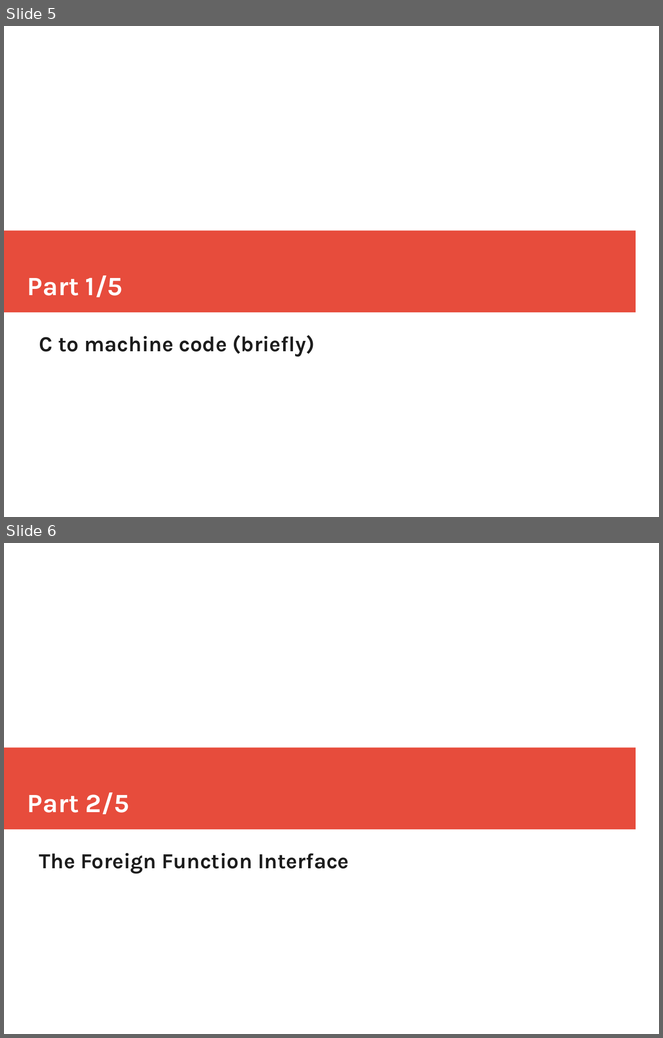
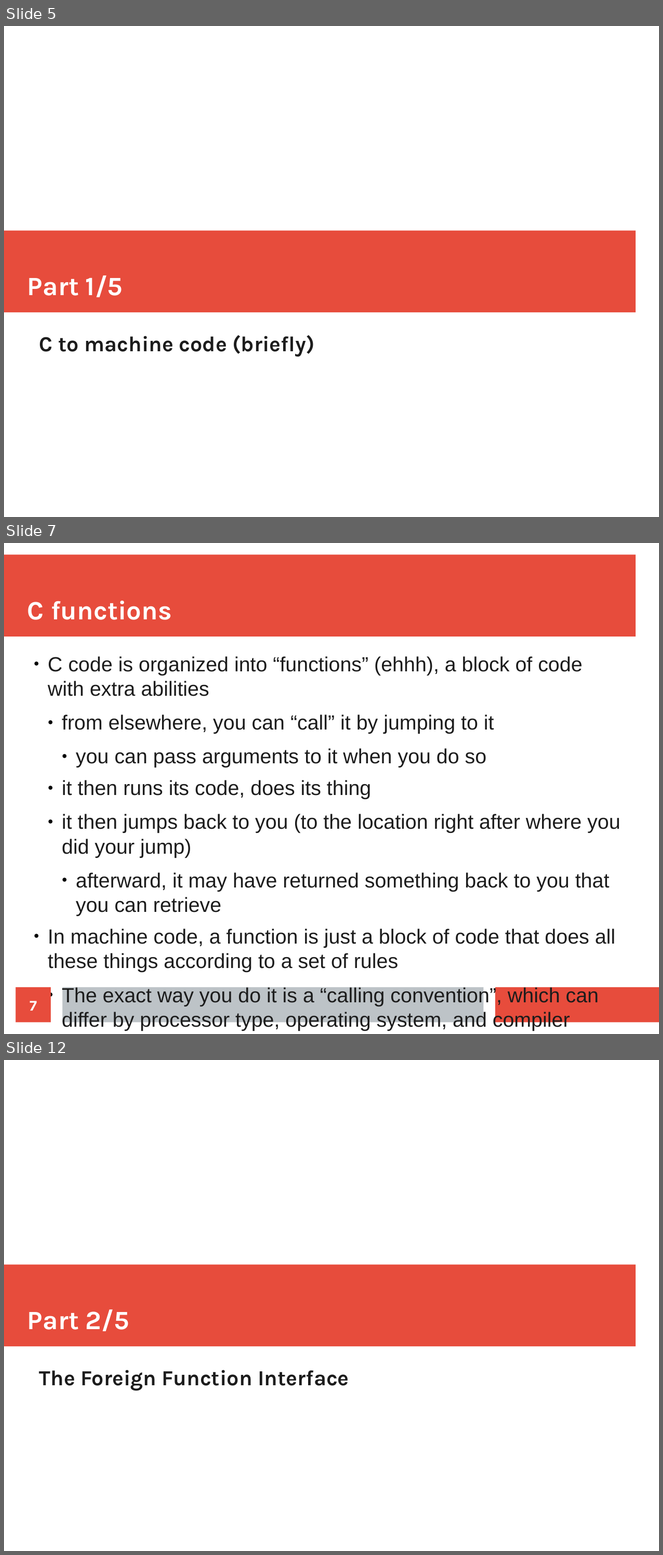
Before and after one commit to mtolly/haskell-c-talk, a slide deck: presentation.odp. Shown one above the other, each under a label of ours: slides 5 and 6 before the commit, slides 5, 7 and 12 after it; the slides between them are not shown. The pictures are 663x1038 and 663x1555 pixels, drawn with LibreOffice and Linux fonts; fonts in the diff are those of the drawing. Boxes give left, top, right and bottom in pixels: in the first picture for what was removed or moved away, otherwise in the second. Text is boxed around its words. In the diff, an @@ line names an element or a change of style, - is before the commit and + after.

```diff
--- a/presentation.odp
+++ b/presentation.odp
@@ slide 7 added at [4,543,659,1034], background #FFFFFF @@
@@ rectangle added at [4,555,636,637], fill #E74C3C @@
@@ title added at [27,601,172,620], 32 pt, text #FFFFFF, bold @@
+C functions
@@ text added at [48,656,621,1031], 24.8 pt, text #1C1C1C @@
+● C code is organized into “functions” (ehhh), a block of code with extra abilities
+  ● from elsewhere, you can “call” it by jumping to it
+    ● you can pass arguments to it when you do so
+  ● it then runs its code, does its thing
+  ● it then jumps back to you (to the location right after where you did your jump)
+    ● afterward, it may have returned something back to you that you can retrieve
+● In machine code, a function is just a block of code that does all these things according to a set of rules
+  ● The exact way you do it is a “calling convention”, which can differ by processor type, operating system, and compiler
@@ page number added at [16,988,51,1023], fill #E74C3C, 18 pt, text #FFFFFF, bold @@
+7
@@ rectangle added at [62,988,484,1023], fill #BDC3C7 @@
@@ rectangle added at [496,988,659,1023], fill #E74C3C @@
@@ what was slide 6 is now slide 12 @@
```
Also in this commit, not shown: 2 slides changed, 5 other slides added, 6 other files.
